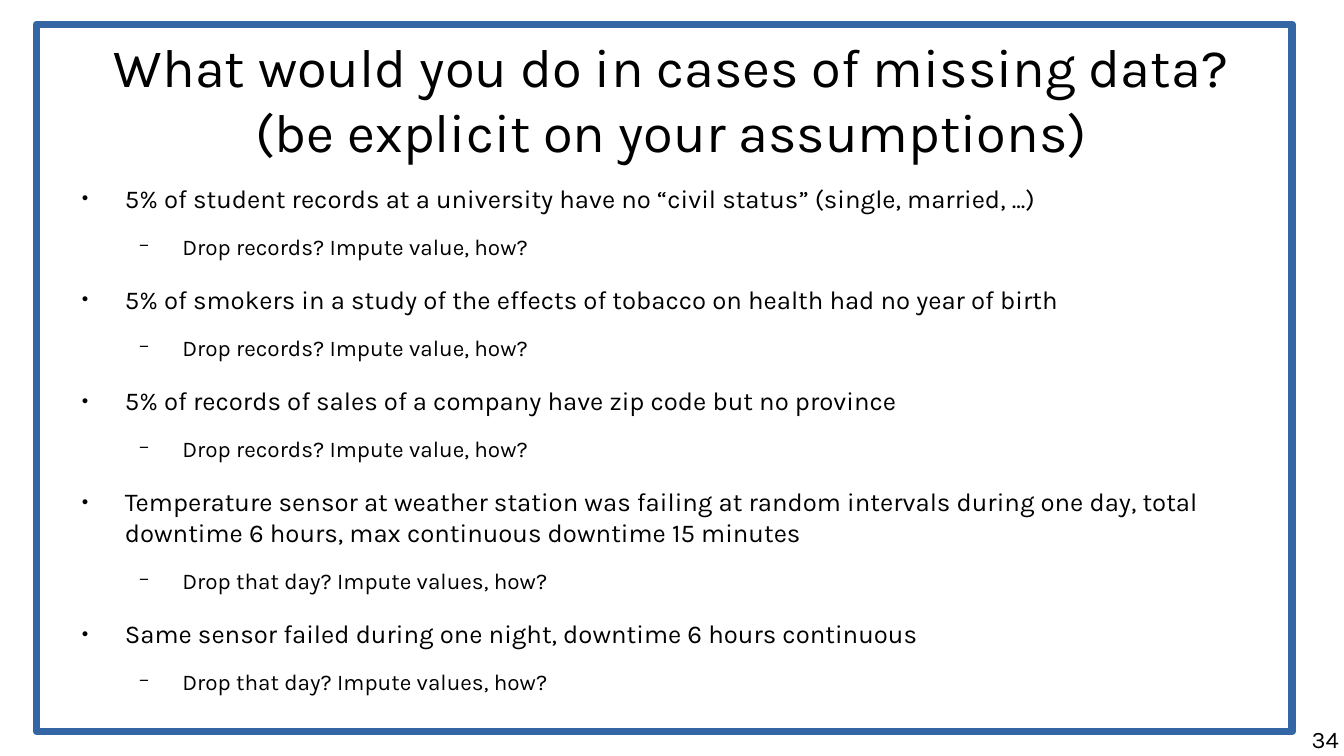
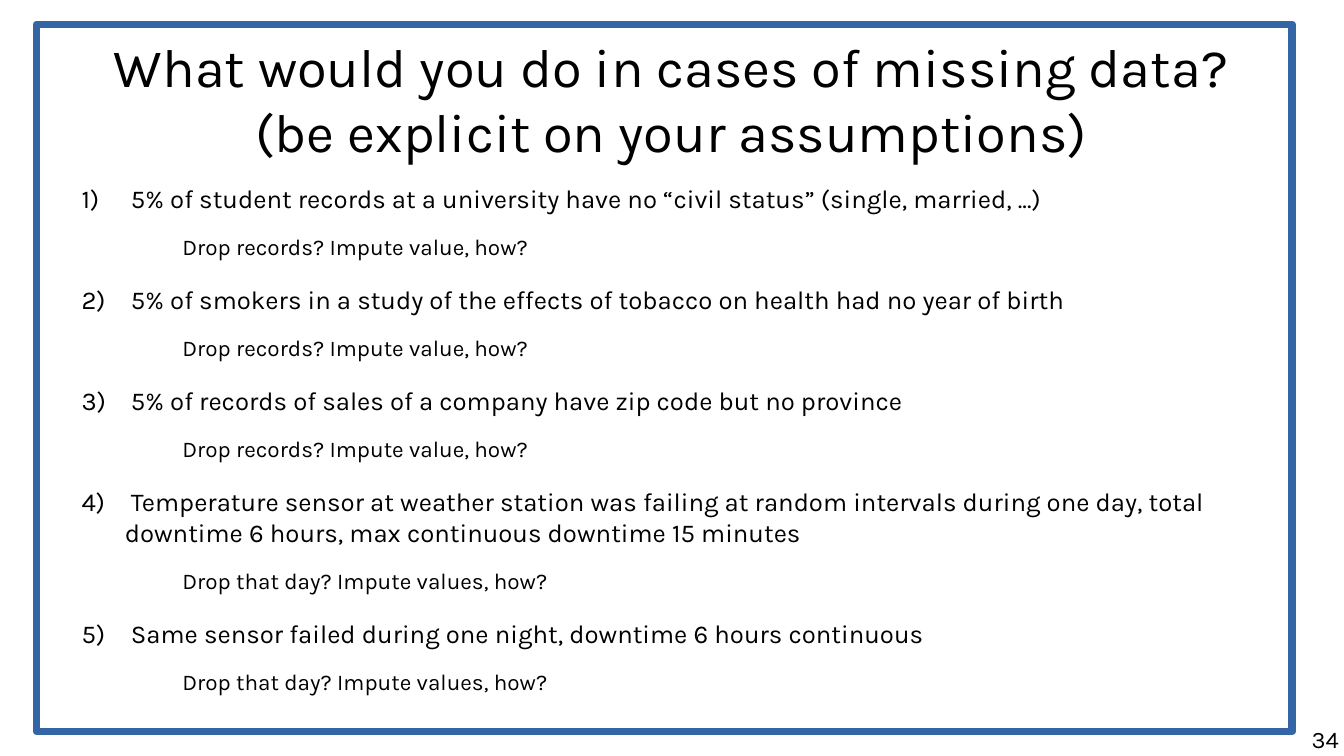
Before and after one commit to marco-calautti/data-mining-course, a slide deck: slide 34 of theory/tt02_data_preparation.odp. Drawn at 1344x756 pixels with LibreOffice and Linux fonts; fonts in the diff are those of the drawing. Boxes give left, top, right and bottom in pixels: in the first picture for what was removed or moved away, otherwise in the second. Text is boxed around its words. In the diff, an @@ line names an element or a change of style, - is before the commit and + after.

```diff
--- a/theory/tt02_data_preparation.odp
+++ b/theory/tt02_data_preparation.odp
@@ text "5% of student records at ..." at bbox=[125, 189, 1204, 696]: bullet ● to 1); bullet − to none @@
```
Also in this commit, not shown: 3 other slides changed, 1 slide added, 1 other file.
